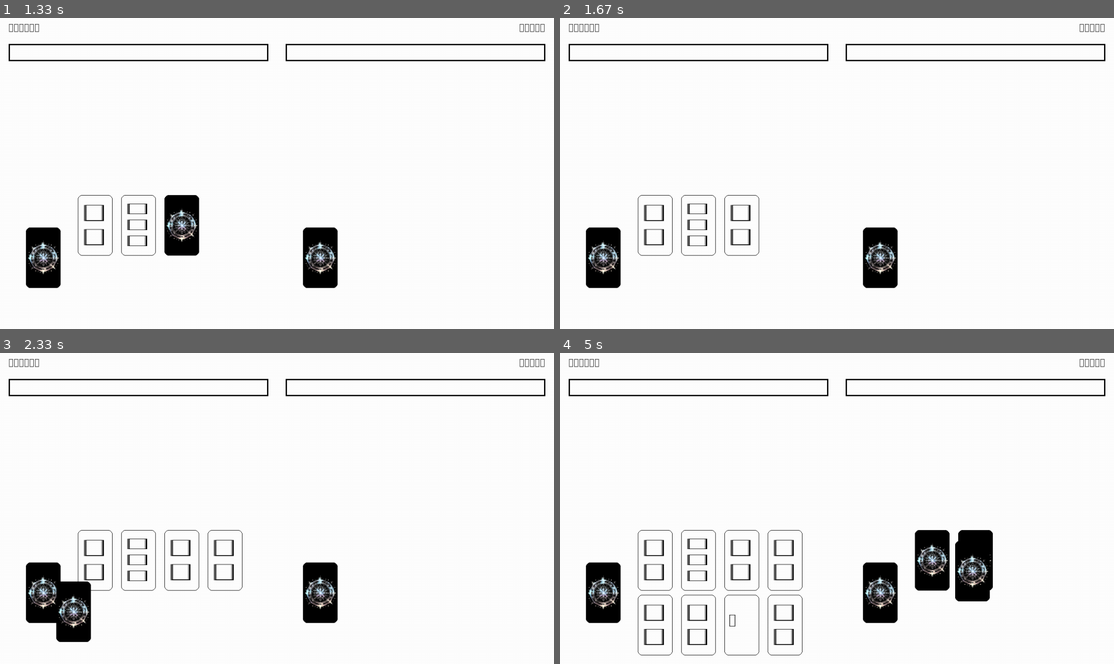
Above: before the commit, frames 1-4 (two rows, left to right).
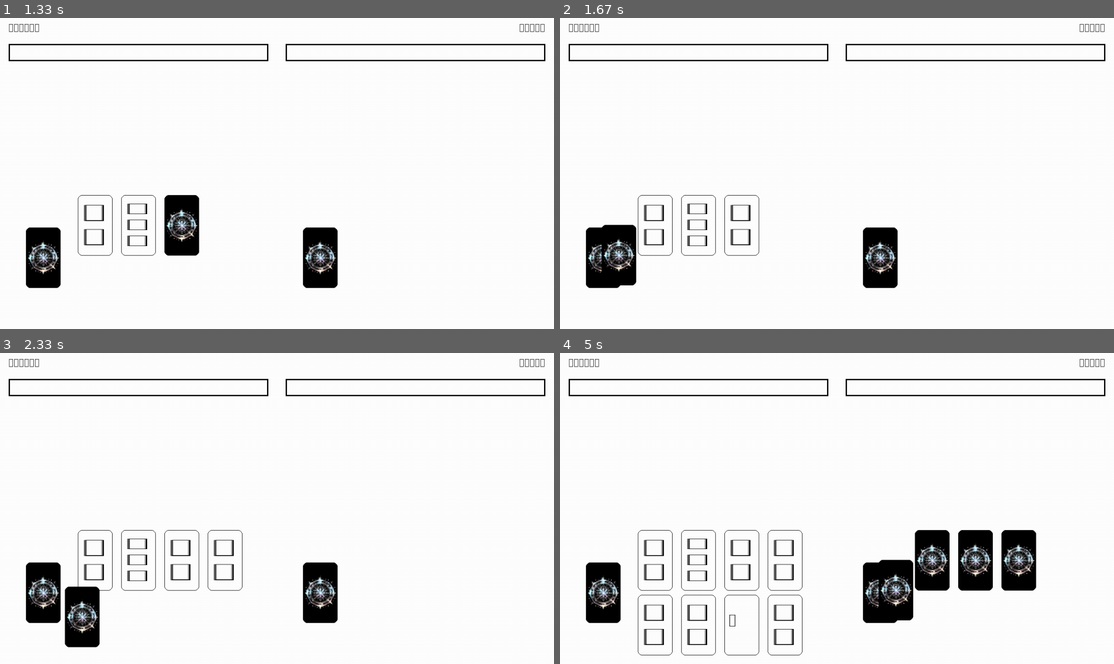
Above: after the commit, the same moments.

Repository: mo256man/cardgame
Game: pygame game, started from app.py
Same seed, same stepped clock (60 frames per second), same inputs: the game is played once before the commit and once after it.
Inputs:
- Up to frame 1 (1.33 s): no input
- Up to frame 2 (1.67 s): no input
- Up to frame 3 (2.33 s): no input
- Up to frame 4 (5 s): no input

Frame 1 is identical in both runs. In frame 2, 0.9% of the frame differs, in the area x 7-14%, y 66-86%; in frame 3, 1.1%; in frame 4, 2.9%, in the area x 57-86%, y 56-86%.

Commit message:
Add files via upload

Diff:
--- a/app_card.py
+++ b/app_card.py
@@ -34,7 +34,8 @@
         self.deck = deck
         self.offset = offset
         self.showing = [0] * 8      # カードの状態 0:存在しない（ドロー要）, 1:ドロー中:, 2:ターン中, 3:存在する
-        self.card_list = []             # 場に出ているカードのリスト
+        self.card_list = []         # 場に出ているカードのリスト
+        self.select = 0             # カーソルの位置
 
     def call_random_monster(self):
         word1 = self.deck.sample()
@@ -47,18 +48,34 @@
         df_word = self.deck.sample()["word"]
         self.deck = self.deck.drop(df_word.index)
         word = df_word.iloc[0]
-        card = Card(type="word", is_face=True, word=word, pos1=pos1, pos2=pos2)
+        card = Card(type="word", is_face=False, word=word, pos1=pos1, pos2=pos2)
         return card
 
 class Card(pygame.sprite.Sprite):
-    def __init__(self, type=None, is_face=True, **kwargs):
+    def __init__(self, type, pos1, pos2, is_face=True, **kwargs):
         super(Card, self).__init__()
         # カードの種別
+        width, height = 80, 140                     # 単語カードのときのサイズ
+        border_radius = 10                          # 単語カードのときの角丸
+        self.visible = True                         # 表示するかどうか（の初期値）
+#         self.pos = pos1                              # 座標
+        self.pos1 = pos1
+        self.pos2 = pos2
         if type == "word":
-            width = 80
-            height = 140
             font_size = 60
             font = pygame.font.SysFont(FONT_WORD, font_size)
+        elif type == "cursor":
+            width += 20
+            height += 20
+            border_radius += 10
+            surface = pygame.Surface((width, height), flags=SRCALPHA)
+            surface.fill(TRANS)
+            pygame.draw.rect(surface, RED, (0, 0, width, height), 10, 20)
+            self.image = surface
+            self.rect = surface.get_rect()
+            self.rect.center = pos1
+            self.visible = False                    # カーソルは定義した直後では表示しない
+            return
         elif type == "title":
             width = 100
             height = 150
@@ -67,20 +84,19 @@
         else:
             print("unknown type")
             sys.exit()
-
-        self.x, self.y = 0, 0
+        self.width = width
+        self.height = height
         self.is_face = is_face
         surface = pygame.Surface((width, height), flags=SRCALPHA)
         self.rect = surface.get_rect()
-        self.rect.center = 0, 0
+        self.rect.center = self.pos1
         surface.fill(TRANS)
 
-        if is_face:
-            face = surface.copy()
-            self.word = kwargs.get("word")
-            pygame.draw.rect(face, WHITE, (0, 0, width, height), 0, 10)
-            pygame.draw.rect(face, BLACK, (0, 0, width, height), 1, 10)
-        # 表面（言葉）
+        face = surface.copy()
+        pygame.draw.rect(face, WHITE, (0, 0, width, height), 0, border_radius)
+        pygame.draw.rect(face, BLACK, (0, 0, width, height), 1, border_radius)
+        self.word = kwargs.get("word")
+        if self.word is not None:
             word_count = len(self.word)
             word_height = font_size * word_count
             word_area = height * 0.8
@@ -101,29 +117,19 @@
                     temp = pygame.transform.scale(temp, (font_size, letter_height))
                 face.blit(temp, (x,y))
                 y += letter_height
-            self.base_image = face
-            self.image = face
-
-        if not is_face:
-        # 裏面: pos1とpos2が必要
-            back = surface.copy()
-#            color = kwargs["color"]
-#            pygame.draw.rect(back, color, (0, 0, width, height), 0, 10)
-#            pygame.draw.rect(back, BLACK, (0, 0, width, height), 3, 10)
-            pygame.draw.rect(back, BLACK, (0, 0, width, height), 0, 10)
-            image = pygame.image.load(r"./image/magicsquare.png")
-            image_size = min(width, height)
-            image = pygame.transform.scale(image, (image_size, image_size))
-            image_rect = image.get_rect(center=(width//2, height//2))
-            back.blit(image, image_rect)
-            self.base_image = back
-            self.image = back
-
-        self.pos1 = kwargs.get("pos1")
-        self.pos2 = kwargs.get("pos2")
-        self.rect.center = self.pos1
-        self.width = width
-        self.height = height
+        self.base_face = face
+
+        # 裏面
+        back = surface.copy()
+        pygame.draw.rect(back, BLACK, (0, 0, width, height), 0, 10)
+        image = pygame.image.load(r"./image/magicsquare.png")
+        image_size = min(width, height)
+        image = pygame.transform.scale(image, (image_size, image_size))
+        image_rect = image.get_rect(center=(width//2, height//2))
+        back.blit(image, image_rect)
+        self.base_back = back
+
+        self.image = face if is_face else back
 
     def move_linear(self, duration_time, elapsed_time):
         t = elapsed_time / duration_time
@@ -131,16 +137,26 @@
         pos = pygame.math.Vector2(self.pos1) * (1 - t) + pygame.math.Vector2(self.pos2) * t
         self.rect.center = pos
 
-    def animated_turn(self, opposite:Card, angle):
+    def animated_turn(self, angle):
         cos = math.cos(math.radians(angle))
         width = abs(self.width * cos)
         height = self.height
-        image = self.base_image if cos>0 else opposite.base_image
+        image = self.base_back if cos>0 else self.base_face
         self.image = pygame.transform.scale(image, (width, height))
         self.rect = self.image.get_rect(center=self.rect.center)
 
-
-
+class Cursor(pygame.sprite.Sprite):
+    def __init__(self, player:Player, size):
+        super(Cursor, self).__init__()
+        w, h = size
+        w += 20
+        h += 20
+        surface = pygame.Surface((w, h), flags=SRCALPHA)
+        surface.fill(TRANS)
+        pygame.draw.rect(surface, RED, (0, 0, w, h), 10, 20)
+        self.image = surface
+        self.rect = surface.get_rect()
+        self.rect.center = 0, 0
 
 class Monster():
     def __init__(self, word1, word2):
@@ -203,31 +219,3 @@
         else:
             print("ダメージを与えられない！")
     return winner
-
-
-def game():
-    words = Words()
-    player1_name = words.make_random_name()
-    player2_name = words.make_random_name()
-    deck1, deck2 = words.make_deck()
-    player1 = Player(player1_name, deck=deck1)
-    player2 = Player(player2_name, deck=deck2)
-
-    while True:
-        for player in [player1, player2]:
-            player.call_random_monster()
-
-        winner = battle(player1, player2)
-        if winner != "":
-            print(f"winner {winner.name}")
-            break
-
-        if len(player1.deck) == 0:
-            print("カード切れ")
-            break
-
-        input()
-
-
-if __name__ == "__main__":
-    game()
--- a/app_constant.py
+++ b/app_constant.py
@@ -6,4 +6,5 @@
 GRAY = (128,128,128,255)
 TRANS = (0,0,0,0)
 
-FONT_WORD = "ｄｆｇ麗雅宋"
+FONT_WORD = "uddigikyokashonpb"
+SHOW_CARD_NUM = 8
--- a/app_game.py
+++ b/app_game.py
@@ -6,54 +6,105 @@
 import numpy as np
 from app_card import *
 from app_constant import *
-from app_screen import Screen
+from app_screen import UI
 
 class Game():
     def __init__(self):
         pygame.init()
         words = Words()
-        player1_name = words.make_random_name()                     # プレイヤー1の名前
-        player2_name = words.make_random_name()                     # プレイヤー2の名前
-        deck1, deck2 = words.make_deck()                            # 両者のデッキ構築
-        player1 = Player(player1_name, deck=deck1, offset=0)        # プレイヤー1のインスタンス
-        player2 = Player(player2_name, deck=deck2, offset=1)        # プレイヤー2のインスタンス
-        players = [player1, player2]                                # プレイヤ1とプレイヤー2
+        player1_name = words.make_random_name()                         # プレイヤー1の名前
+        player2_name = words.make_random_name()                         # プレイヤー2の名前
+        deck1, deck2 = words.make_deck()                                # 両者のデッキ構築
+        self.player1 = Player(player1_name, deck=deck1, offset=0)       # プレイヤー1のインスタンス
+        self.player2 = Player(player2_name, deck=deck2, offset=1)       # プレイヤー2のインスタンス
+        self.players = [self.player1, self.player2]                     # プレイヤ1とプレイヤー2
+        self.ui = UI(self.player1, self.player2)                        # UI画面
 
-        screen = Screen(player1, player2)                           # 画面
-        sp_group = pygame.sprite.LayeredUpdates()                   # スプライトグループ（レイヤーを使うのでGroupではない）
-        sp_group.add(Card(type="word", is_face=False, pos1=screen.deckpos[0], pos2=screen.deckpos[0]))
-        sp_group.add(Card(type="word", is_face=False, pos1=screen.deckpos[1], pos2=screen.deckpos[1]))
-        duration_time = 0.2                                         # カードドローの時間
+        # デッキのカード（裏）
+        for p in [0, 1]:                                                # プレイヤー1とプレイヤー2について
+            deckpos = self.ui.deckpos[p]                                # デッキの位置
+            card = Card(type="word", pos1=deckpos, pos2=deckpos, is_face=False)        # カードの裏
+            self.ui.sp_group.add(card)                                  # グループに定義
 
-        # カード座標を定義
-        for p, (player, deckpos, cardpos) in enumerate(zip(players, screen.deckpos, screen.cardpos)):
-            for i in range(8):                                      # 各カードについて
-                card = Card(type="word", is_face=False, pos1=deckpos, pos2=cardpos[i], color=BLUE)       # カード定義
-                sp_group.add(card)                                  # カードをグループに追加
-                player.card_list.append(card)                       # カードをリストに追加
+        # 最初に場に出すカードを定義し、配る
+        for p, player in enumerate(self.players):
+            deckpos = self.ui.deckpos[p]
+            for i in range(SHOW_CARD_NUM):
+                deckpos = self.ui.deckpos[p]                            # デッキの位置
+                cardpos = self.ui.cardpos[p][i]                         # カードの位置
+                card = player.select_random_card(pos1=deckpos, pos2=cardpos)
+#                 card = Card(type="word", pos=deckpos, is_face=False, pos2=cardpos)
+                self.ui.sp_group.add(card)
+                player.card_list.append(card)
+                self.ui.move_card(card)
+                if p == 0:
+                    self.ui.turn_card(card)
 
+        """"
+        for p, (player, deckpos, cardpos) in enumerate(zip(self.players, self.ui.deckpos, self.ui.cardpos)):
+            for i in range(8):                                          # 各カードについて
+                card = Card(type="word", is_face=False, pos1=deckpos, pos2=cardpos[i])       # カード定義
+                self.ui.sp_group.add(card)                                 # カードをグループに追加
+                player.card_list.append(card)                           # カードをリストに追加
+        """
+        # カーソル
+        self.cursor1 = Card(type="cursor")
+        self.cursor1.rect.center = self.ui.cardpos[0][0]                  # カーソル位置の初期値
+
+
+    """
+    def draw_demo(self):
         # 両者にカードを配るデモ
+        for p, player in enumerate(self.players):                       # 各プレイヤーについて
+            for i in range(8):                                          # 各カードについて
+                if player.showing[i] != 3:                              # 3（配置済み）でなければ
+                    is_turn = not bool(player.offset)                   # プレイヤー1はカードをめくる　プレイヤー2はめくらない
+                    self.ui.deal_card(player, i, self.sp_group, is_turn)       # その場所にカードを配ってカードをめくる
+        pygame.event.clear()
+    """
+
+    def play(self):
+        self.cursor1.visible = True
+        self.ui.sp_group.add(self.cursor1)
         while True:
-            for p, player in enumerate([player1, player2]):         # 各プレイヤーについて
-                for i in range(8):                                  # 各カードについて
-                    if player.showing[i] != 3:                      # 3（配置済み）でなければ
-                        is_turn = not bool(player.offset)           # プレイヤー1はカードをめくる　プレイヤー2はめくらない
-                        screen.deal_card(player, i, sp_group, is_turn)       # その場所にカードを配ってカードをめくる
-
-            screen.show(sp_group)
-
+            show_cnt = 0
+            self.ui.show()
             for event in pygame.event.get():
                 if event.type == QUIT:
                     pygame.quit()
                     sys.exit()
-                if event.type == pygame.MOUSEBUTTONDOWN:
+                elif event.type == pygame.KEYDOWN:
+                    key = event.key
+                    if key == pygame.K_RIGHT:
+                        self.player1.select = (self.player1.select + 1) % 8
+                    elif key == pygame.K_LEFT:
+                        self.player1.select = (self.player1.select - 1) % 8
+                    elif key == pygame.K_UP:
+                        self.player1.select = (self.player1.select + 4) % 8
+                    elif key == pygame.K_DOWN:
+                        self.player1.select = (self.player1.select - 4) % 8
+                    elif key == pygame.K_SPACE:
+                        card = self.player1.card_list[self.player1.select]
+                        card.pos1 = card.pos2
+                        card.pos2 = self.ui.showpos[0][show_cnt]
+                        self.ui.deal_card(self.player1, self.player1.select, self.sp_group, False)
+
+                    self.cursor1.rect.center = self.ui.cardpos[0][self.player1.select]
+                    self.ui.screen.blit(self.cursor1.image, self.cursor1.rect)
+                    pygame.display.flip()
+                    self.ui.clock.tick(60)
+
+                elif event.type == pygame.MOUSEBUTTONDOWN:
                     print("start")
                     pygame.quit()
                     sys.exit()
 
 def demo():
     game = Game()
-    game.show()
+    game.deal_cards()
+#    game.draw_demo()
+    game.play()
+    print("done.")
 
 if __name__ == "__main__":
     demo()
--- a/app_screen.py
+++ b/app_screen.py
@@ -7,7 +7,7 @@
 from app_card import *
 from app_constant import *
 
-class Screen():
+class UI():
     def __init__(self, player1:Player, player2:Player):
         pygame.init()
         self.width = 1280
@@ -17,6 +17,7 @@
         surface = pygame.Surface((self.width, self.height))
         surface.fill(WHITE)
         self.clock = pygame.time.Clock()
+        self.sp_group = pygame.sprite.LayeredUpdates()      # スプライトグループ（正確にはレイヤー）はScreenに属するようにする
 
         # プレイヤー名
         x, y = 20, 10
@@ -37,14 +38,41 @@
         self.deckpos = (deckpos1, deckpos2)                                     # テープル上のデッキの座標
 
         # カード配置位置
-        pos2d = [[(r*100+220, 480+150*c) for r in range(4)] for c in range(2)]  # 2行3列の座標群
-        cardpos1 = np.array(pos2d).reshape(-1,2)                                # プレイヤー1のカードの座標 1次元にする
+        positions = [[(r*100+220, 480+150*c) for r in range(4)] for c in range(2)]  # 2行3列の座標群
+        cardpos1 = np.array(positions).reshape(-1,2)                                # プレイヤー1のカードの座標 1次元にする
         cardpos2 = cardpos1 + np.array((self.width//2, 0))                      # プレイヤー2のカードの座標
         self.cardpos = (cardpos1.tolist(),  cardpos2.tolist())
+
+        # カード開示位置
+        positions = [(self.width//4 , 100+150*c) for c in range(2)]              # 座標群
+        showpos1 = np.array(positions).reshape(-1,2)                            # プレイヤー1のカードの座標 1次元にする
+        showpos2 = cardpos1 + np.array((self.width//2, 0))                      # プレイヤー2のカードの座標
+        self.showpos = (showpos1.tolist(),  showpos2.tolist())
 
         self.base_surface = surface
         self.surface = surface
 
+    def move_card(self, card:Card):
+        DURATION_TIME = 0.2                                                 # カードドローに要する時間
+        self.sp_group.move_to_front(card)                                   # アニメーションするカードをレイヤーの一番上へ移動
+        start_time = pygame.time.get_ticks()                                # スタート時間
+        elapsed_time = 0                                                    # 経過時間
+        while elapsed_time < DURATION_TIME:
+            elapsed_time = (pygame.time.get_ticks() - start_time) / 1000    # 経過時間（秒）
+            t = min(1, elapsed_time / DURATION_TIME)                        # スタート～ゴールを0～1で表す
+            x = card.pos1[0] * (1-t) + card.pos2[0] * t
+            y = card.pos1[1] * (1-t) + card.pos2[1] * t
+            card.rect.center = (x, y)
+            self.show()
+
+    def turn_card(self, card:Card):
+        for angle in range(0, 180+1, 10):                                   # 0度から180度まで
+            card.animated_turn(angle)                                       # カードをめくる
+            self.show()
+
+
+
+    """
     def deal_card(self, player:Player, i, sp_group:pygame.sprite.Group, turn:bool):
         DURATION_TIME = 0.2                                         # カードドローに要する時間
         while True:
@@ -70,15 +98,18 @@
                 player.showing[i] = 3                       # 設置完了
                 break                                       # 無限ループを抜ける
 
-            self.show(sp_group)
+            self.show()
+    """
 
-    def draw(self, player:Player, cnt):
-        cardpos = self.cardpos1 if player.offset == 0 else self.cardpos2
-        return cardpos[cnt]
+#    def draw(self, player:Player, cnt):
+#        cardpos = self.cardpos1 if player.offset == 0 else self.cardpos2
+#        return cardpos[cnt]
 
-    def show(self, sp_group:pygame.sprite.Group):
+    def show(self):
         self.surface = self.base_surface.copy()
         self.screen.blit(self.surface, (0, 0))
-        sp_group.draw(self.screen)
+        for sprite in self.sp_group:
+            if sprite.visible:
+                self.screen.blit(sprite.image, sprite.rect)
         pygame.display.flip()
         self.clock.tick(60)
